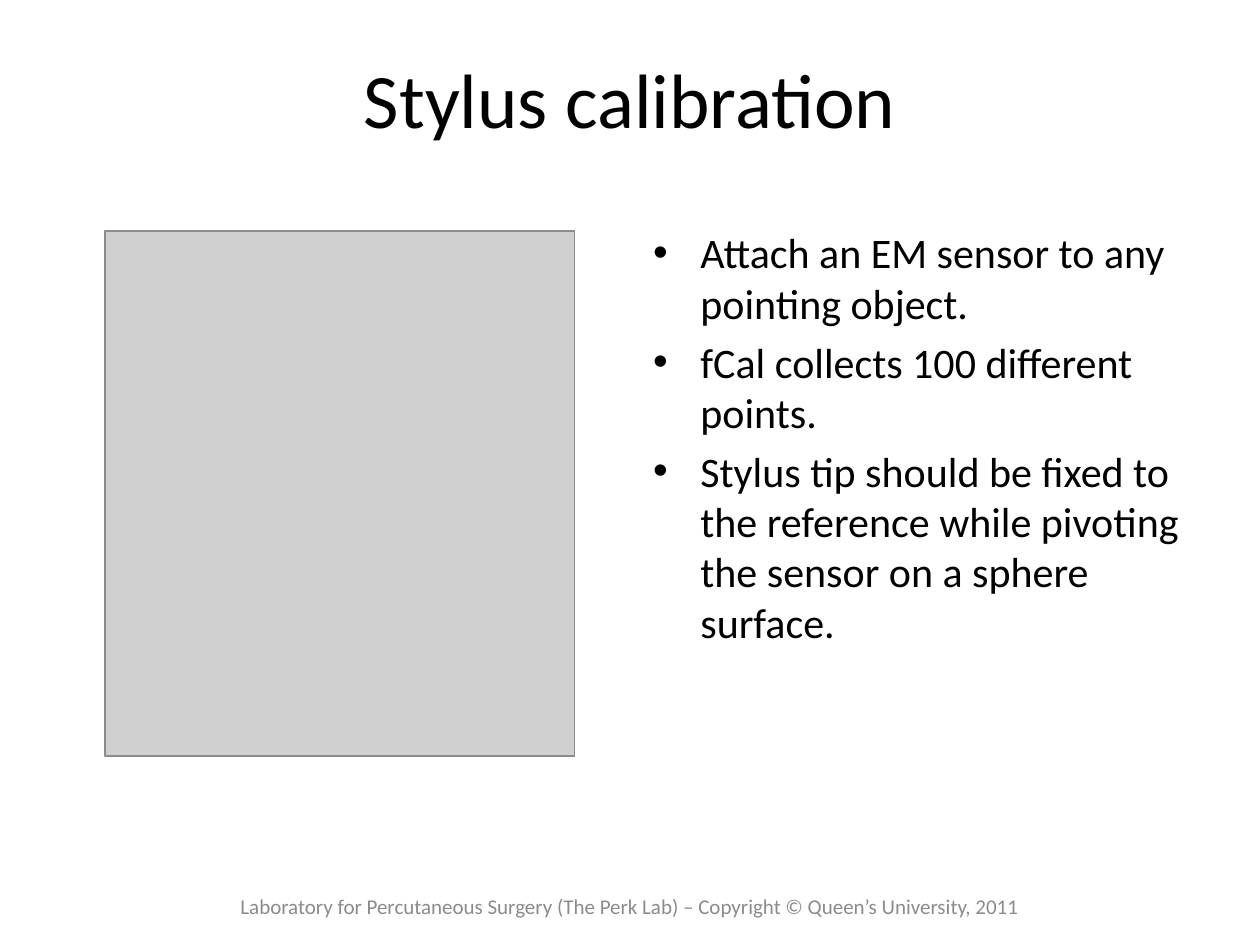
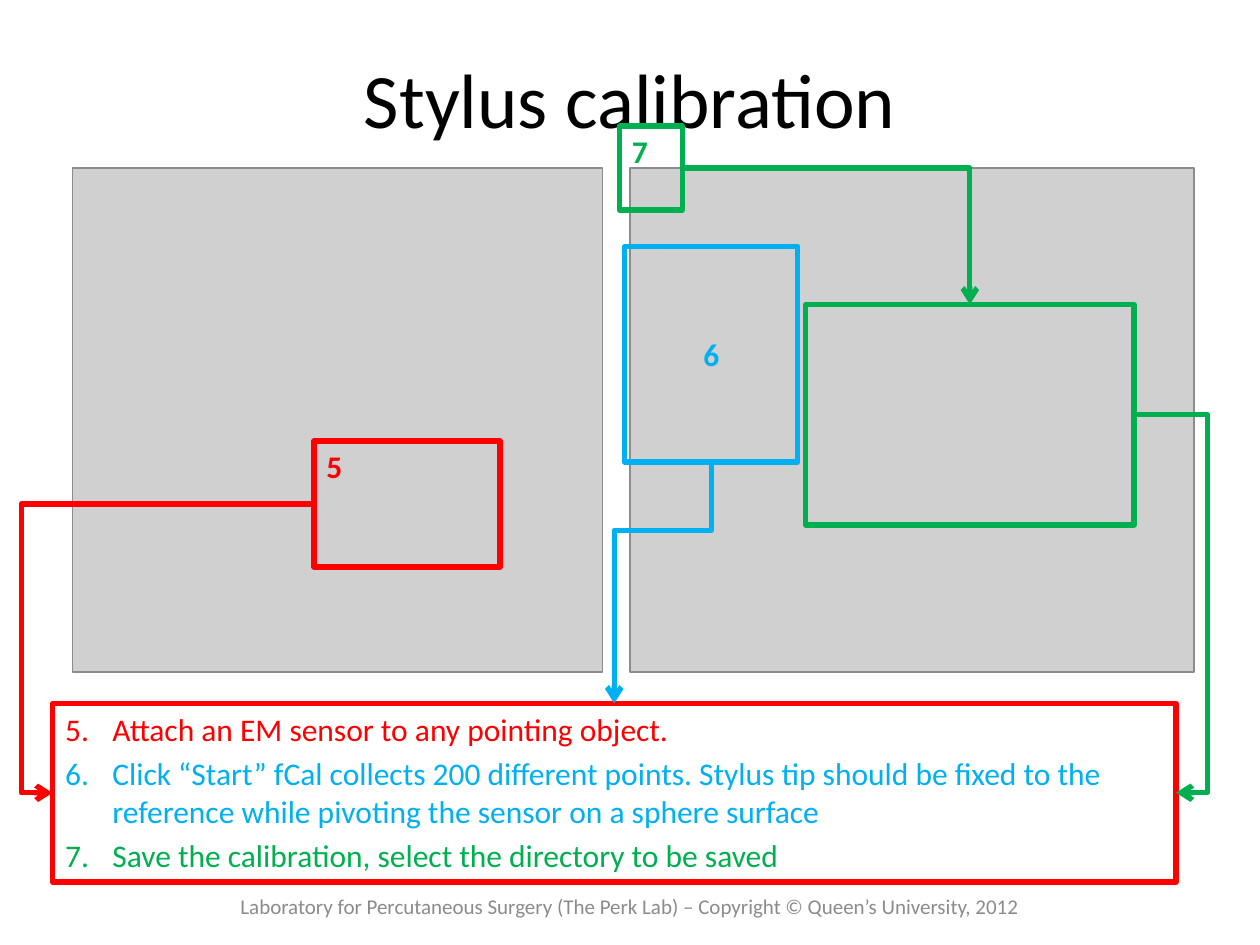
Before and after one commit to thewtex/Plus, a slide deck: slide 8 of doc/tutorials/PlusTutorialfCalCalibrationProcess.pptx (slide 6 before the commit). Drawn at 1260x945 pixels with LibreOffice and Linux fonts; fonts in the diff are those of the drawing; grey boxes stand for pictures. Boxes give left, top, right and bottom in pixels: in the first picture for what was removed or moved away, otherwise in the second. Text is boxed around its words. In the diff, an @@ line names an element or a change of style, - is before the commit and + after.

Commit message:
Overwrote PlusTutorialfCalCalibrationProcess.pptx by PlusTutorialfCalCalibrationProcess_UpdatedDec2012.pptx. If any older version is needed, it can be retrieved from the revision history.

```diff
--- a/doc/tutorials/PlusTutorialfCalCalibrationProcess.pptx
+++ b/doc/tutorials/PlusTutorialfCalCalibrationProcess.pptx
@@ rectangle added at [620,126,683,210], outline #00B050 3 pt, 18 pt, text #00B050, bold @@
+7
@@ picture: place and size @@
-picture at [105,231,573,756]
+picture at [73,168,604,672]
@@ picture added at [630,168,1194,672] @@
@@ elbow arrow added from (683, 168) to (970, 305), #00B050 3 pt @@
@@ rectangle added at [625,247,798,462], outline #00B0F0 3 pt, 18 pt, text #00B0F0, bold @@
+6
@@ rectangle added at [806,305,1134,525], outline #00B050 3 pt @@
@@ elbow arrow added from (1134, 415) to (1176, 793), #00B050 3 pt @@
@@ rectangle added at [314,441,500,567], outline #FF0000 3 pt, 18 pt, text #FF0000, bold @@
+5
@@ elbow arrow added from (712, 462) to (615, 703), #00B0F0 3 pt @@
@@ elbow arrow added from (314, 504) to (53, 793), #FF0000 3 pt @@
@@ text "Attach an EM sensor to ...": place and size @@
-text "Attach an EM sensor to ..." at [700,238,1179,639]
+text "Attach an EM sensor to ..." at [53,703,1177,882]
@@ text "Attach an EM sensor to ..." at [53,703,1177,882]: outline none to #FF0000 3 pt @@
@@ text at [112,719,668,747]: size 24 to 18 pt, text colour #000000 to #FF0000 in "Attach an EM sensor to any pointing ..."; bullet • to 1.; less space between paragraphs @@
@@ text at [112,762,1101,872]: text changed; size 24 to 18 pt; text colour #000000 to #00B0F0 @@
-• fCal collects 100 different points.
-• Stylus tip should be fixed to the reference while pivoting the sensor on a sphere surface.
+6. Click “Start” fCal collects 200 different points. Stylus tip should be fixed to the reference while pivoting the sensor on a sphere surface
+7. Save the calibration, select the directory to be saved
@@ text at [240,899,1017,918]: text changed @@
-Laboratory for Percutaneous Surgery (The Perk Lab) – Copyright © Queen’s University, 2011
+Laboratory for Percutaneous Surgery (The Perk Lab) – Copyright © Queen’s University, 2012
```
Also in this commit, not shown: 6 other slides changed, 8 slides added, 1 slide removed, 1 other file.
